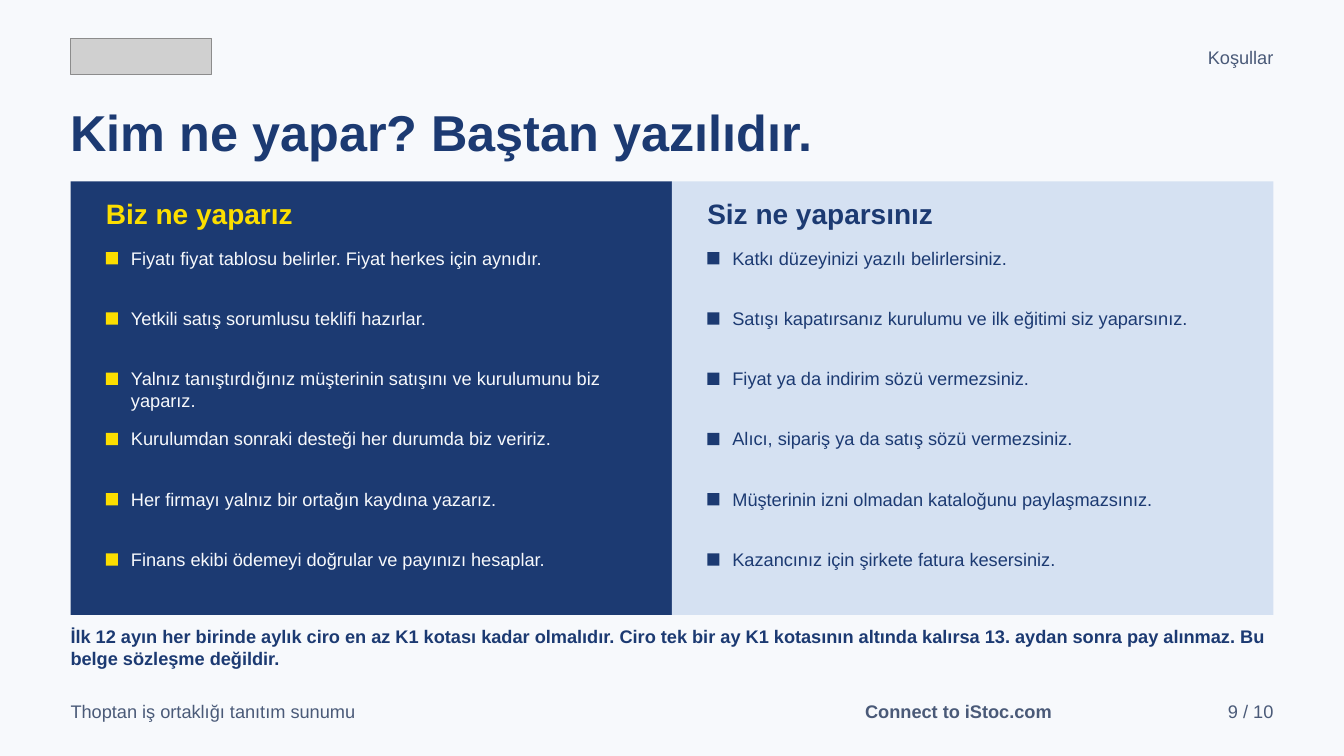
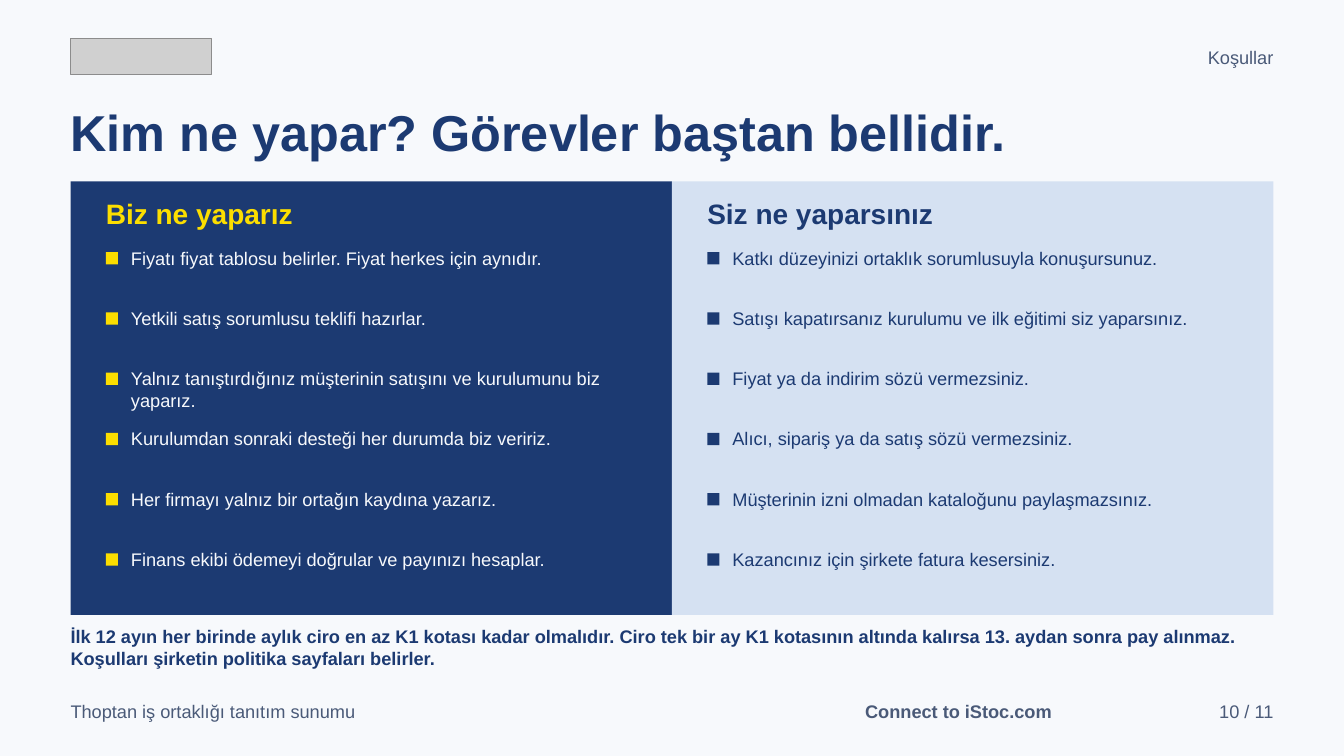
Before and after one commit to karacaismail/19ekim, a slide deck: slide 10 of public/indir/istoc/istoc-is-ortakligi-sunum.pptx (slide 9 before the commit). Drawn at 1344x756 pixels with LibreOffice and Linux fonts; fonts in the diff are those of the drawing; grey boxes stand for pictures. Boxes give left, top, right and bottom in pixels: in the first picture for what was removed or moved away, otherwise in the second. Text is boxed around its words. In the diff, an @@ line names an element or a change of style, - is before the commit and + after.

Commit message:
Thoptan belgelerini toplantı kararlarına göre güncelle
- El kitapçığına sarı zeminli ön kapak eklendi. Kitapçık 10 sayfa oldu.
- Kapakta ve başlıklarda "pay" yerine "kazanç" yazıldı.
- Tavsiye ödülü %15 indirim oldu. Yeni müşteri de ilk yılında %15 indirim alır.
- Eski "2 ay ücretsiz" ve "yıllık paket alır" kuralları kalktı.
- Ortaklık yollarının sırası çözüm ortağı, marka elçisi, mevcut müşteri oldu.
- Vergi, stopaj, yazılı anlaşma ve sözleşme cümleleri kalktı.
- Büyüyen müşteri senaryosuna 48 aylık toplam kazanç grafiği eklendi.
- Görsel sunum 10 sayfa, PPTX 11 slayt oldu. Grafik ayrı sayfada durur.
- Kaldırılan cümleler üretici denetimine eklendi. Bu cümleler geri gelemez.
- Tavsiye indirimi ve grafik hesabı için birim testi eklendi.

```diff
--- a/public/indir/istoc/istoc-is-ortakligi-sunum.pptx
+++ b/public/indir/istoc/istoc-is-ortakligi-sunum.pptx
@@ text at [71, 114, 1005, 161]: text changed @@
-Kim ne yapar? Baştan yazılıdır.
+Kim ne yapar? Görevler baştan bellidir.
@@ text at [732, 252, 1157, 269]: text changed @@
-Katkı düzeyinizi yazılı belirlersiniz.
+Katkı düzeyinizi ortaklık sorumlusuyla konuşursunuz.
@@ text at [71, 629, 1235, 669]: text changed @@
-İlk 12 ayın her birinde aylık ciro en az K1 kotası kadar olmalıdır. Ciro tek bir ay K1 kotasının altında kalırsa 13. aydan sonra pay alınmaz. Bu belge sözleşme değildir.
+İlk 12 ayın her birinde aylık ciro en az K1 kotası kadar olmalıdır. Ciro tek bir ay K1 kotasının altında kalırsa 13. aydan sonra pay alınmaz. Koşulları şirketin politika sayfaları belirler.
@@ text at [1219, 705, 1274, 718]: text changed @@
-9 / 10
+10 / 11
```
Also in this commit, not shown: 9 other slides changed, 1 slide added, 43 other files.
